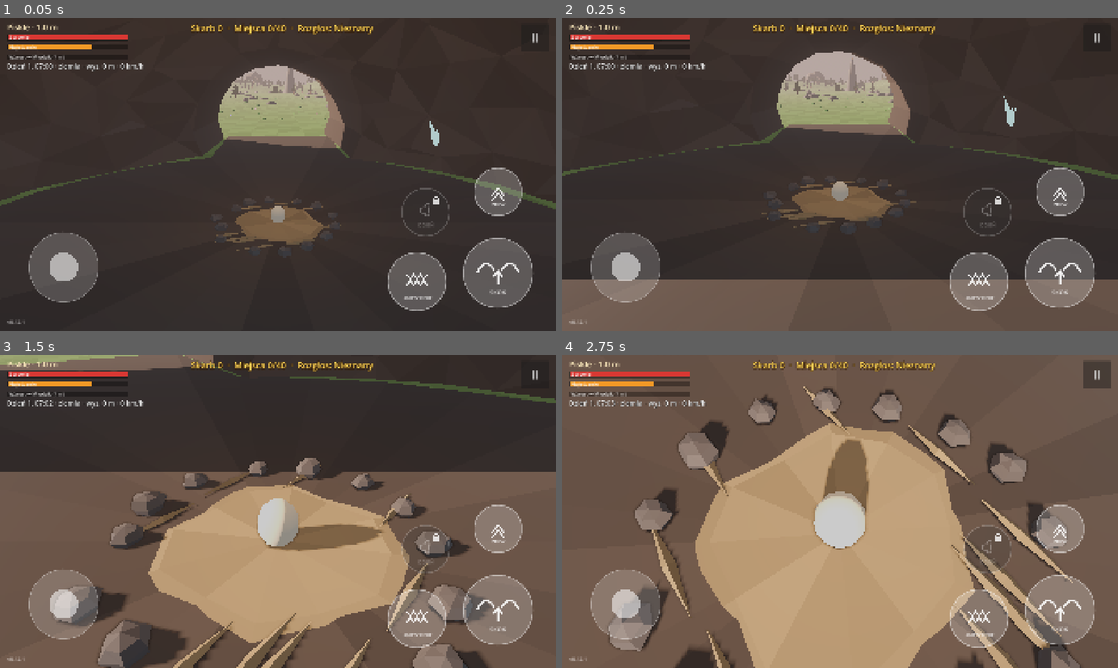
Above: before the commit, frames 1-4 (two rows, left to right).
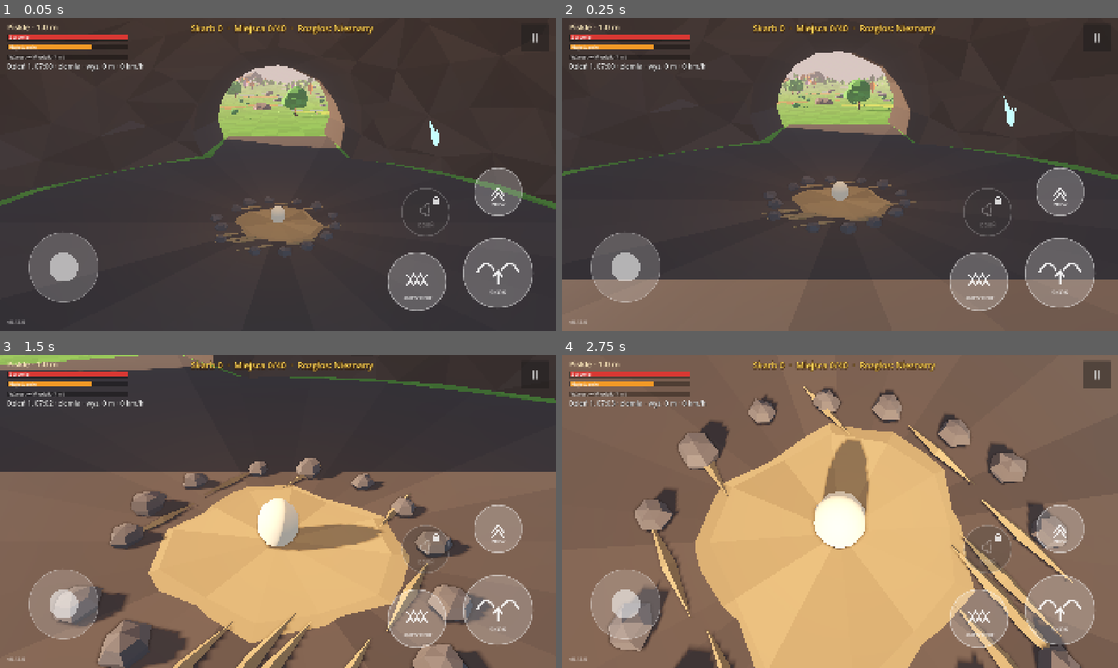
Above: after the commit, the same moments.

Repository: slota145/3d-dragon-game
Game: Godot game, scene res://scenes/boot.tscn
The game is run twice, just before and just after one commit, with the same random seed, the same clock (stepped at 60 frames per second) and the same inputs.
Inputs (mouse positions are in pixels of both pictures, inside the frame that each line leads up to):
- Up to frame 1 (0.05 s): no input
- Up to frame 2 (0.25 s): no input
- Up to frame 3 (1.5 s): move the mouse to (400, 495) at 0.52 s; hold D (move_right) 0.53-1.25 s; tap F (bite) at 0.6 s; click (400, 495) at 0.67 s; tap Space (flap) at 0.77, 1.07 s; drag from (166, 527) to (250, 574) at 1.27 s
- Up to frame 4 (2.75 s): move the mouse to (895, 442) at 2.02 s; hold D (move_right) from 2.03 s (still down); tap E (cam_right) at 2.1 s

The runs differ from the first frame. In frame 1, 3.7% of the frame differs, in the area x 3-79%, y 14-98%; in frame 2, 4.1%; in frame 3, 17%; in frame 4, 32%, in the area x 3-92%, y 10-100%.

Commit message:
Wygląd świata: różnorodne drzewa i kamienie, bez słupów, pastelowe kolory, łąki kwiatów, pola z żywopłotami (0.13.0)
Co-Authored-By: Claude Opus 5.5 <noreply@anthropic.com>
Claude-Session: https://claude.ai/code/session_01Ves32BxAhBVxU1wfrWL8eZ

Diff:
--- a/project.godot
+++ b/project.godot
@@ -12,7 +12,7 @@
 
 config/name="3D Dragon Game"
 config/description="Gra o smoku w Godot 4 — prototyp."
-config/version="0.12.1"
+config/version="0.13.0"
 ; Numer zgodności „bazy” (APK/EXE). Podbij, gdy zmieniasz coś, czego łatka .pck nie przeniesie
 ; (input map, ustawienia projektu, eksportu, wersja silnika) — gracze dostaną wtedy pełną aktualizację.
 config/base_api=6
--- a/scenes/world.tscn
+++ b/scenes/world.tscn
@@ -4,13 +4,12 @@
 [ext_resource type="PackedScene" path="res://scenes/dragon_player.tscn" id="2_player"]
 [ext_resource type="Script" path="res://scripts/game/follow_camera.gd" id="3_cam"]
 [ext_resource type="PackedScene" path="res://scenes/hud.tscn" id="4_hud"]
-[ext_resource type="Script" path="res://scripts/game/world_props.gd" id="5_props"]
 [ext_resource type="Script" path="res://scripts/game/prey_spawner.gd" id="6_spawner"]
 [ext_resource type="PackedScene" path="res://assets/models/rabbit.glb" id="7_rabbit"]
 [ext_resource type="PackedScene" path="res://assets/models/sheep.glb" id="8_sheep"]
 
 [sub_resource type="ProceduralSkyMaterial" id="Sky_mat"]
-sky_top_color = Color(0.32, 0.52, 0.8, 1)
+sky_top_color = Color(0.36, 0.62, 0.95, 1)
 sky_horizon_color = Color(0.72, 0.8, 0.88, 1)
 ground_horizon_color = Color(0.72, 0.8, 0.88, 1)
 
@@ -23,11 +22,16 @@
 ambient_light_source = 2
 ambient_light_color = Color(0.74, 0.8, 0.88, 1)
 ambient_light_energy = 0.9
-tonemap_mode = 4
+tonemap_mode = 2
+tonemap_exposure = 0.85
+adjustment_enabled = true
+adjustment_saturation = 1.1
 ssao_enabled = true
 fog_enabled = true
 fog_light_color = Color(0.72, 0.8, 0.88, 1)
-fog_density = 0.0015
+fog_density = 0.0009
+fog_sun_scatter = 0.0
+fog_light_energy = 0.85
 
 [node name="World" type="Node3D"]
 script = ExtResource("1_world")
@@ -40,9 +44,6 @@
 shadow_enabled = true
 directional_shadow_max_distance = 80.0
 light_energy = 1.3
-
-[node name="Props" type="Node3D" parent="."]
-script = ExtResource("5_props")
 
 [node name="Prey" type="Node3D" parent="."]
 script = ExtResource("6_spawner")
--- a/scripts/game/day_night.gd
+++ b/scripts/game/day_night.gd
@@ -25,8 +25,8 @@
 	[0.0, Color(0.03, 0.04, 0.1), Color(0.08, 0.1, 0.18), Color(0.3, 0.36, 0.55), 0.55, Color(0.6, 0.7, 1.0), 0.3],
 	[4.5, Color(0.03, 0.04, 0.1), Color(0.08, 0.1, 0.18), Color(0.3, 0.36, 0.55), 0.55, Color(0.6, 0.7, 1.0), 0.3],
 	[6.0, Color(0.25, 0.34, 0.55), Color(0.9, 0.6, 0.45), Color(0.6, 0.55, 0.6), 0.65, Color(1.0, 0.68, 0.45), 0.55],
-	[8.0, Color(0.32, 0.52, 0.8), Color(0.72, 0.8, 0.88), Color(0.74, 0.8, 0.88), 0.9, Color(1.0, 1.0, 1.0), 1.3],
-	[17.5, Color(0.32, 0.52, 0.8), Color(0.72, 0.8, 0.88), Color(0.74, 0.8, 0.88), 0.9, Color(1.0, 1.0, 1.0), 1.3],
+	[8.0, Color(0.36, 0.62, 0.95), Color(0.78, 0.9, 1.0), Color(0.75, 0.82, 0.95), 0.7, Color(1.0, 0.95, 0.85), 1.3],
+	[17.5, Color(0.36, 0.62, 0.95), Color(0.8, 0.9, 1.0), Color(0.78, 0.8, 0.92), 0.7, Color(1.0, 0.93, 0.8), 1.3],
 	[19.5, Color(0.28, 0.3, 0.5), Color(0.95, 0.5, 0.35), Color(0.62, 0.5, 0.55), 0.65, Color(1.0, 0.55, 0.35), 0.6],
 	[21.0, Color(0.03, 0.04, 0.1), Color(0.08, 0.1, 0.18), Color(0.3, 0.36, 0.55), 0.55, Color(0.6, 0.7, 1.0), 0.3],
 	[24.0, Color(0.03, 0.04, 0.1), Color(0.08, 0.1, 0.18), Color(0.3, 0.36, 0.55), 0.55, Color(0.6, 0.7, 1.0), 0.3],
--- a/scripts/game/terrain.gd
+++ b/scripts/game/terrain.gd
@@ -340,22 +340,94 @@
 	var jitter := 1.0 + 0.06 * sin(x * 12.9898 + z * 78.233) * 1.0
 	var col: Color
 	if h < WATER_LEVEL + 0.8:
-		col = Color(0.62, 0.56, 0.4) if h > WATER_LEVEL - 1.0 else Color(0.42, 0.4, 0.32)
+		col = Color(0.88, 0.78, 0.52) if h > WATER_LEVEL - 1.0 else Color(0.5, 0.56, 0.4)  # piasek / dno
 	elif ny < 0.72:
-		col = Color(0.45, 0.43, 0.4)  # skała
+		col = Color(0.52, 0.49, 0.48)  # skała (ciepła szarość)
 	elif h > 150.0 and ny > 0.8:
-		col = Color(0.92, 0.93, 0.96)  # śnieg
+		col = Color(0.97, 0.98, 1.0)  # śnieg
 	elif h > 60.0:
-		col = Color(0.42, 0.45, 0.32).lerp(Color(0.5, 0.48, 0.44), clampf((h - 60.0) / 80.0, 0.0, 1.0))
+		col = Color(0.36, 0.54, 0.24).lerp(Color(0.55, 0.52, 0.5), clampf((h - 60.0) / 80.0, 0.0, 1.0))
 	elif farmland(x, z) > 0.05 and farmland(x, z) < 0.95:
-		# pola: pasy zboża, zaoranej ziemi i łąki (kierunek pasów zależy od miejsca)
-		var stripe := int(floor((x * 0.8 + z * 0.6) / 9.0 + floor(x / 60.0) * 3.0)) % 3
-		col = [Color(0.85, 0.7, 0.3), Color(0.45, 0.32, 0.2), Color(0.55, 0.65, 0.28)][absi(stripe)]
+		col = field_color(x, z)
 	else:
 		var f := forest(x, z)
-		var meadow := Color(0.38, 0.55, 0.27).lerp(Color(0.45, 0.58, 0.28), 0.5 + 0.5 * _detail.get_noise_2d(x * 0.3, z * 0.3))
-		col = meadow.lerp(Color(0.24, 0.38, 0.2), f)
+		var meadow := Color(0.3, 0.54, 0.2).lerp(Color(0.42, 0.6, 0.22), 0.5 + 0.5 * _detail.get_noise_2d(x * 0.3, z * 0.3))
+		col = meadow.lerp(Color(0.2, 0.44, 0.17), f)
+		var patch := flower_patch(x, z)
+		if patch >= 0:  # łąka kwiatów widoczna z daleka
+			col = col.lerp(FLOWER_COLORS[patch], 0.35)
 	return Color(col.r * jitter, col.g * jitter, col.b * jitter)
+
+
+# --- Pola, łąki kwiatów, gatunki drzew ----------------------------------------------
+
+## Kolory łąk kwiatów: maki, łubin, jaskry, rumianek, lawenda.
+const FLOWER_COLORS := [Color(0.95, 0.25, 0.2), Color(0.55, 0.45, 0.95), Color(1.0, 0.85, 0.25),
+	Color(0.98, 0.97, 0.92), Color(0.78, 0.55, 0.95)]
+## Uprawy na działkach pól: pszenica, zaorana ziemia, młode zboże, lawenda, kapusta, rzepak.
+const CROPS := [Color(0.92, 0.7, 0.25), Color(0.5, 0.33, 0.2), Color(0.45, 0.7, 0.22),
+	Color(0.6, 0.45, 0.85), Color(0.3, 0.55, 0.38), Color(0.95, 0.82, 0.15)]
+## Działki: tyle wycinków kąta × 2 pierścienie wokół wioski.
+const FIELD_SECTORS := 10
+
+
+## Numer działki pola (wioska, wycinek, pierścień) albo -1 poza polami.
+static func field_parcel(x: float, z: float) -> Vector3i:
+	for i in VILLAGES.size():
+		var v: Array = VILLAGES[i]
+		var d := Vector2(x - v[0], z - v[1])
+		var r: float = v[2]
+		if d.length() > r and d.length() < r + FIELDS:
+			var sector := int(floor((d.angle() + PI) / TAU * FIELD_SECTORS)) % FIELD_SECTORS
+			var ring := 0 if d.length() < r + FIELDS * 0.5 else 1
+			return Vector3i(i, sector, ring)
+	return Vector3i(-1, -1, -1)
+
+
+## Pastwisko: jedna działka wewnętrznego pierścienia każdej wioski (ogrodzona, z owcami).
+static func is_pasture(p: Vector3i) -> bool:
+	return p.x >= 0 and p.z == 0 and p.y == (p.x * 3 + 2) % FIELD_SECTORS
+
+
+static func field_color(x: float, z: float) -> Color:
+	var p := field_parcel(x, z)
+	if p.x < 0 or is_pasture(p):
+		return Color(0.34, 0.62, 0.2)
+	var crop := absi(hash(p)) % CROPS.size()
+	var col: Color = CROPS[crop]
+	# rzędy upraw: delikatne pasy w poprzek działki
+	var stripe := sin((x * 0.7 + z * 0.7) * 0.9 + p.y) > 0.0
+	return col.darkened(0.08) if stripe else col
+
+
+## Numer koloru łąki kwiatów (FLOWER_COLORS) albo -1.
+static func flower_patch(x: float, z: float) -> int:
+	_init_noise()
+	if forest(x, z) > 0.35 or farmland(x, z) >= 0.0:
+		return -1
+	var n := _forest.get_noise_2d(x * 3.1 + 500.0, z * 3.1 - 300.0)
+	if n < 0.32:
+		return -1
+	return absi(hash(Vector2i(int(floor(x / 160.0)), int(floor(z / 160.0))))) % FLOWER_COLORS.size()
+
+
+## Gatunek drzewa w danym miejscu: iglaste w górach i na północy, liściaste kępami
+## (dąb, brzoza, jesienne, kwitnące), `r` = los 0..1 dla domieszek.
+static func tree_species(x: float, z: float, r: float) -> String:
+	_init_noise()
+	var h := height(x, z)
+	if h > 35.0 or z < -170.0:
+		return "PineTall" if r < 0.5 else "Pine"
+	var n := _hills.get_noise_2d(x * 2.3 + 900.0, z * 2.3)  # „rodzina” kępy
+	if r < 0.15:
+		return "Pine"
+	if n > 0.35:
+		return "Autumn" if r < 0.8 else "Oak"
+	if n < -0.35:
+		return "Birch" if r < 0.75 else "Pine"
+	if n > 0.15 and r > 0.85:
+		return "Blossom"
+	return "Oak" if r < 0.7 else "Birch"
 
 
 func _chunk_body(c: Vector2i) -> StaticBody3D:
@@ -388,7 +460,7 @@
 	var plane := PlaneMesh.new()
 	plane.size = Vector2(SIZE + 400.0, SIZE + 400.0)
 	var mat := StandardMaterial3D.new()
-	mat.albedo_color = Color(0.22, 0.45, 0.62, 0.78)
+	mat.albedo_color = Color(0.2, 0.62, 0.72, 0.8)  # turkus
 	mat.transparency = BaseMaterial3D.TRANSPARENCY_ALPHA
 	mat.roughness = 0.08
 	mat.metallic = 0.25
--- a/scripts/game/terrain_decor.gd
+++ b/scripts/game/terrain_decor.gd
@@ -30,12 +30,29 @@
 var _todo: Array[Vector2i] = []
 
 
+## Siatki z nature.glb (tools/blender/gen_nature.py): drzewa, kamienie, krzewy.
+var _nature: Dictionary = {}
+## Tanie sylwetki drzew na dalszy plan (LOD): stożek (iglaste) i kula (liściaste).
+var _far_cone: Mesh
+var _far_round: Mesh
+## Kolor sylwetki z daleka wg gatunku.
+const SPECIES_FAR_COLOR := {
+	"Pine": Color(0.16, 0.4, 0.22), "PineTall": Color(0.14, 0.36, 0.2), "Oak": Color(0.32, 0.62, 0.2),
+	"Birch": Color(0.55, 0.78, 0.3), "Autumn": Color(0.95, 0.52, 0.15), "Blossom": Color(0.98, 0.7, 0.78),
+}
+## Drzewa szczegółowe do tej odległości, dalej sylwetki.
+const TREE_NEAR := 230.0
+
+
 func _ready() -> void:
-	_tree_mesh = _make_tree_mesh()
-	_rock_mesh = _make_rock_mesh()
+	var scene: Node = (load("res://assets/models/nature.glb") as PackedScene).instantiate()
+	for mi: MeshInstance3D in scene.find_children("*", "MeshInstance3D", true, false):
+		_nature[String(mi.name)] = mi.mesh
+	scene.free()
+	_far_cone = _make_far_tree(true)
+	_far_round = _make_far_tree(false)
 	_grass_mesh = _make_grass_mesh()
 	_flower_mesh = _make_flower_mesh()
-	_bush_mesh = _make_bush_mesh()
 
 
 ## Od razu zbuduj roślinność wokół punktu (start gry, teleport).
@@ -111,8 +128,11 @@
 	add_child(group)
 	var o := terrain.chunk_origin(c)
 	var rng := _rng_for(c, 1)
-	var trees: Array[Transform3D] = []
-	var tree_cols: Array[Color] = []
+	var by_species: Dictionary = {}  # gatunek -> Array[Transform3D]
+	var far_cone: Array[Transform3D] = []
+	var far_cone_cols: Array[Color] = []
+	var far_round: Array[Transform3D] = []
+	var far_round_cols: Array[Color] = []
 	for i in trees_per_chunk:
 		var x := o.x + rng.randf() * Terrain.CHUNK
 		var z := o.z + rng.randf() * Terrain.CHUNK
@@ -123,22 +143,43 @@
 			continue
 		if absf(Terrain.height(x + 2.0, z) - h) > 1.6:
 			continue
-		var s := rng.randf_range(0.7, 1.35) * (1.0 + 0.3 * f)
-		var basis := Basis(Vector3.UP, rng.randf() * TAU).scaled(Vector3(s, s * rng.randf_range(0.9, 1.25), s))
-		trees.append(Transform3D(basis, Vector3(x, h - 0.2, z)))
-		tree_cols.append(Color(1, 1, 1).darkened(rng.randf() * 0.25))
-	_add_multimesh(group, _tree_mesh, trees, tree_cols, 700.0, true)
-	var rocks: Array[Transform3D] = []
+		var s := rng.randf_range(0.75, 1.3) * (1.0 + 0.25 * f)
+		var sp := Terrain.tree_species(x, z, rng.randf())
+		var basis := Basis(Vector3.UP, rng.randf() * TAU).scaled(Vector3(s, s * rng.randf_range(0.9, 1.2), s))
+		var xf := Transform3D(basis, Vector3(x, h - 0.2, z))
+		if not by_species.has(sp):
+			by_species[sp] = [] as Array[Transform3D]
+		by_species[sp].append(xf)
+		var far_col: Color = SPECIES_FAR_COLOR[sp]
+		if sp.begins_with("Pine"):
+			far_cone.append(xf)
+			far_cone_cols.append(far_col.darkened(rng.randf() * 0.15))
+		else:
+			far_round.append(xf)
+			far_round_cols.append(far_col.darkened(rng.randf() * 0.15))
+	for sp: String in by_species:
+		_add_multimesh(group, _nature["Tree_" + sp], by_species[sp], [], TREE_NEAR, true)
+	_add_multimesh(group, _far_cone, far_cone, far_cone_cols, 700.0, false, TREE_NEAR - 15.0)
+	_add_multimesh(group, _far_round, far_round, far_round_cols, 700.0, false, TREE_NEAR - 15.0)
+	# kamienie: kilka rodzajów, w górach więcej
+	var rock_kinds := ["Rock_A", "Rock_B", "Rock_Flat", "Rock_Mossy"]
+	var rocks: Dictionary = {}
 	for i in rocks_per_chunk:
 		var x := o.x + rng.randf() * Terrain.CHUNK
 		var z := o.z + rng.randf() * Terrain.CHUNK
 		if _blocked(x, z):
 			continue
-		var s := rng.randf_range(0.6, 3.2)
-		var basis := Basis.from_euler(Vector3(rng.randf() * TAU, rng.randf() * TAU, rng.randf() * TAU)) \
-			.scaled(Vector3(s * rng.randf_range(0.8, 1.5), s * rng.randf_range(0.5, 0.9), s * rng.randf_range(0.8, 1.4)))
-		rocks.append(Transform3D(basis, Vector3(x, Terrain.height(x, z) + s * 0.1, z)))
-	_add_multimesh(group, _rock_mesh, rocks, [], 700.0, true)
+		var h := Terrain.height(x, z)
+		var kind: String = rock_kinds[rng.randi() % 4]
+		if Terrain.forest(x, z) > 0.4:
+			kind = "Rock_Mossy"
+		var s := rng.randf_range(0.5, 2.6) * (1.6 if h > 40.0 else 1.0)
+		var basis := Basis(Vector3.UP, rng.randf() * TAU).scaled(Vector3(s * rng.randf_range(0.8, 1.3), s, s * rng.randf_range(0.8, 1.3)))
+		if not rocks.has(kind):
+			rocks[kind] = [] as Array[Transform3D]
+		rocks[kind].append(Transform3D(basis, Vector3(x, h - 0.1 * s, z)))
+	for kind: String in rocks:
+		_add_multimesh(group, _nature[kind], rocks[kind], [], 700.0, true)
 	return group
 
 
@@ -147,9 +188,9 @@
 	add_child(group)
 	var o := terrain.chunk_origin(c)
 	var rng := _rng_for(c, 2)
-	for kind in 3:
-		var n: int = [grass_per_chunk, flowers_per_chunk, bushes_per_chunk][kind]
-		var mesh: Mesh = [_grass_mesh, _flower_mesh, _bush_mesh][kind]
+	for kind in 4:
+		var n: int = [grass_per_chunk, flowers_per_chunk, bushes_per_chunk, bushes_per_chunk / 3][kind]
+		var mesh: Mesh = [_grass_mesh, _flower_mesh, _nature["Bush_Round"], _nature["Bush_Berry"]][kind]
 		var xs: Array[Transform3D] = []
 		var cols: Array[Color] = []
 		for i in n:
@@ -158,16 +199,32 @@
 			var h := Terrain.height(x, z)
 			if h > 45.0 or _blocked(x, z):
 				continue
-			var s: float = [rng.randf_range(0.25, 0.45), rng.randf_range(0.25, 0.4), rng.randf_range(0.6, 1.4)][kind]
+			var patch := Terrain.flower_patch(x, z)
+			if kind == 1 and patch < 0 and rng.randf() < 0.6:
+				continue  # poza łąkami kwiatów kwiatki rzadziej
+			var s: float = [rng.randf_range(0.25, 0.45), rng.randf_range(0.28, 0.45), rng.randf_range(0.6, 1.3),
+				rng.randf_range(0.6, 1.1)][kind]
 			xs.append(Transform3D(Basis(Vector3.UP, rng.randf() * TAU).scaled(Vector3.ONE * s), Vector3(x, h, z)))
 			if kind == 1:
-				cols.append([Color(0.95, 0.85, 0.3), Color(0.9, 0.45, 0.6), Color(0.95, 0.95, 0.95),
-					Color(0.6, 0.55, 0.95)][rng.randi() % 4])
-		_add_multimesh(group, mesh, xs, cols, 160.0 if kind < 2 else 300.0, kind == 2)
+				cols.append(Terrain.FLOWER_COLORS[patch] if patch >= 0 else
+					Terrain.FLOWER_COLORS[rng.randi() % Terrain.FLOWER_COLORS.size()])
+		# na łąkach kwiatów — dodatkowe gęste kępy kwiatów
+		if kind == 1:
+			for i in n * 2:
+				var x := o.x + rng.randf() * Terrain.CHUNK
+				var z := o.z + rng.randf() * Terrain.CHUNK
+				var patch := Terrain.flower_patch(x, z)
+				if patch < 0 or _blocked(x, z):
+					continue
+				var s := rng.randf_range(0.3, 0.5)
+				xs.append(Transform3D(Basis(Vector3.UP, rng.randf() * TAU).scaled(Vector3.ONE * s), Vector3(x, Terrain.height(x, z), z)))
+				cols.append(Terrain.FLOWER_COLORS[patch])
+		_add_multimesh(group, mesh, xs, cols, 160.0 if kind < 2 else 300.0, kind >= 2)
 	return group
 
 
-func _add_multimesh(parent: Node3D, mesh: Mesh, xs: Array[Transform3D], cols: Array, vis_range: float, shadows: bool) -> void:
+func _add_multimesh(parent: Node3D, mesh: Mesh, xs: Array[Transform3D], cols: Array, vis_range: float,
+		shadows: bool, vis_begin: float = 0.0) -> void:
 	if xs.is_empty():
 		return
 	var mm := MultiMesh.new()
@@ -181,6 +238,7 @@
 			mm.set_instance_color(i, cols[i])
 	var inst := MultiMeshInstance3D.new()
 	inst.multimesh = mm
+	inst.visibility_range_begin = vis_begin
 	inst.visibility_range_end = vis_range
 	inst.visibility_range_end_margin = vis_range * 0.1
 	inst.visibility_range_fade_mode = GeometryInstance3D.VISIBILITY_RANGE_FADE_DISABLED
@@ -213,6 +271,22 @@
 		st.add_vertex(b0); st.add_vertex(t0); st.add_vertex(b1)
 		if r1 > 0.001:
 			st.add_vertex(b1); st.add_vertex(t0); st.add_vertex(t1)
+
+
+## Tania sylwetka drzewa z daleka (kolor z instancji): stożek lub kula na pniu.
+func _make_far_tree(cone: bool) -> Mesh:
+	var st := SurfaceTool.new()
+	st.begin(Mesh.PRIMITIVE_TRIANGLES)
+	_cone(st, 0.0, 2.5, 0.3, 0.2, 4, Color(0.55, 0.42, 0.35))
+	if cone:
+		_cone(st, 1.5, 9.5, 2.6, 0.0, 6, Color.WHITE)
+	else:
+		_cone(st, 2.5, 5.0, 2.6, 2.8, 6, Color.WHITE)
+		_cone(st, 5.0, 8.0, 2.8, 0.4, 6, Color.WHITE)
+	st.generate_normals()
+	var m := st.commit()
+	m.surface_set_material(0, _vc_material())
+	return m
 
 
 func _make_tree_mesh() -> Mesh:
--- a/scripts/game/villages.gd
+++ b/scripts/game/villages.gd
@@ -89,6 +89,7 @@
 		if rng.randf() < 0.6:
 			var hp := p + Vector3(cos(a + 0.5), 0, sin(a + 0.5)) * 9.0
 			_place(root, "Hay", hp, rng.randf() * TAU)
+	_build_fields(i, root)
 	# zagroda: płot na okręgu
 	var pc := pen_center(i)
 	var pen_r := 9.0
@@ -99,6 +100,87 @@
 		if k == 0:
 			continue  # brama
 		_place(root, "Fence", mid, -(a0 + PI / segs) + PI / 2.0, true)
+
+
+## Granice działek pól: żywopłoty albo kamienne murki (z przerwami-przejściami),
+## pastwisko ogrodzone płotem. MultiMesh — setki odcinków bez setek węzłów.
+func _build_fields(i: int, root: Node3D) -> void:
+	var v: Array = Terrain.VILLAGES[i]
+	var c := Vector2(v[0], v[1])
+	var r: float = v[2]
+	var sectors := Terrain.FIELD_SECTORS
+	var walls_first := i % 2 == 1  # część wiosek ma murki, część żywopłoty
+	var parts := {"Hedge": [], "StoneWall": [], "Fence": []}
+	var rng := RandomNumberGenerator.new()
+	rng.seed = 901 + i
+	var seg := 4.0
+	# granice promieniste (między wycinkami)
+	for k in sectors:
+		var a := float(k) / sectors * TAU - PI
+		var dir := Vector2.from_angle(a)
+		var pasture_edge := Terrain.is_pasture(Vector3i(i, k, 0)) or Terrain.is_pasture(Vector3i(i, (k - 1 + sectors) % sectors, 0))
+		var d := r + 2.0
+		while d < r + Terrain.FIELDS - 2.0:
+			var p := c + dir * (d + seg * 0.5)
+			var kind: String = "Fence" if pasture_edge and d < r + Terrain.FIELDS * 0.5 else \
+				("StoneWall" if (walls_first != (k % 3 == 0)) else "Hedge")
+			if rng.randf() > 0.1:  # przerwy — przejścia
+				parts[kind].append(_seg_xf(p, a))
+			d += seg
+	# granice łukowe: środek pola i zewnętrzny brzeg
+	for ring_r: float in [r + 1.0, r + Terrain.FIELDS * 0.5, r + Terrain.FIELDS - 1.0]:
+		var n := int(TAU * ring_r / seg)
+		for k in n:
+			var a := (float(k) + 0.5) / n * TAU - PI
+			var sector := int(floor((a + PI) / TAU * sectors)) % sectors
+			var pasture := Terrain.is_pasture(Vector3i(i, sector, 0)) and ring_r < r + Terrain.FIELDS * 0.6
+			if ring_r == r + 1.0 and not pasture:
+				continue  # od strony wioski otwarte, poza pastwiskiem
+			var kind: String = "Fence" if pasture else ("StoneWall" if walls_first else "Hedge")
+			if rng.randf() > 0.08:
+				parts[kind].append(_seg_xf(c + Vector2.from_angle(a) * ring_r, a + PI / 2.0))
+	for kind: String in parts:
+		if parts[kind].is_empty():
+			continue
+		var mesh: Mesh = _meshes.get(kind) if kind == "Fence" else _nature_mesh(kind)
+		var mm := MultiMesh.new()
+		mm.transform_format = MultiMesh.TRANSFORM_3D
+		mm.mesh = mesh
+		mm.instance_count = parts[kind].size()
+		for k in parts[kind].size():
+			mm.set_instance_transform(k, parts[kind][k])
+		var inst := MultiMeshInstance3D.new()
+		inst.multimesh = mm
+		inst.visibility_range_end = 900.0
+		root.add_child(inst)
+
+
+## Odcinek granicy (4 m wzdłuż osi X modelu) wzdłuż kierunku `angle` (płaszczyzna XZ).
+func _seg_xf(p: Vector2, angle: float) -> Transform3D:
+	var basis := Basis(Vector3.UP, -angle)
+	return Transform3D(basis, Vector3(p.x, Terrain.height(p.x, p.y) - 0.05, p.y))
+
+
+var _nature_meshes: Dictionary = {}
+
+
+func _nature_mesh(name: String) -> Mesh:
+	if _nature_meshes.is_empty():
+		var scene: Node = (load("res://assets/models/nature.glb") as PackedScene).instantiate()
+		for mi: MeshInstance3D in scene.find_children("*", "MeshInstance3D", true, false):
+			_nature_meshes[String(mi.name)] = mi.mesh
+		scene.free()
+	return _nature_meshes.get(name)
+
+
+## Środek pastwiska wioski (globalnie).
+func pasture_center(i: int) -> Vector3:
+	var v: Array = Terrain.VILLAGES[i]
+	var sector := (i * 3 + 2) % Terrain.FIELD_SECTORS
+	var a := (float(sector) + 0.5) / Terrain.FIELD_SECTORS * TAU - PI
+	var d: float = float(v[2]) + Terrain.FIELDS * 0.25
+	var p := Vector2(v[0], v[1]) + Vector2.from_angle(a) * d
+	return Vector3(p.x, Terrain.height(p.x, p.y), p.y)
 
 
 func _place(root: Node3D, item: String, pos: Vector3, yaw: float, collide: bool = false) -> void:
@@ -198,6 +280,9 @@
 		if sheep_model:
 			for k in sheep_per_pen:
 				_spawn_sheep(pc + Vector3(rng.randf_range(-4, 4), 0, rng.randf_range(-4, 4)), pc)
+			var pastc := pasture_center(i)  # owce na ogrodzonym pastwisku
+			for k in 4:
+				_spawn_sheep(pastc + Vector3(rng.randf_range(-6, 6), 0, rng.randf_range(-6, 6)), pastc, 12.0)
 	_hunters.clear()
 	set_hunters(hunters_per_village)
 
@@ -259,7 +344,7 @@
 	return v
 
 
-func _spawn_sheep(pos: Vector3, pen: Vector3) -> void:
+func _spawn_sheep(pos: Vector3, pen: Vector3, leash: float = 7.0) -> void:
 	var p := Prey.new()
 	var body := sheep_model.instantiate() as Node3D
 	body.name = "Body"
@@ -276,7 +361,7 @@
 	p.zigzag = 0.25
 	p.alert_range = 9.0
 	p.home = pen
-	p.home_radius = 7.0
+	p.home_radius = leash
 	p.dragon = dragon
 	add_child(p)
 	p.global_position = Vector3(pos.x, Terrain.height(pos.x, pos.z), pos.z)
--- a/scripts/game/world.gd
+++ b/scripts/game/world.gd
@@ -288,11 +288,9 @@
 
 # --- Złoto -------------------------------------------------------------------------
 
-## Skrytki ze złotem: szczyty skalnych słupów + skrzynie przy ciekawych miejscach.
+## Skrytki ze złotem: skrzynie przy ciekawych miejscach (na drzewie i łuku — tylko lotem).
 func _cache_spots() -> Array[Vector3]:
-	var spots: Array[Vector3] = ($Props as Node).pillar_tops.duplicate()
-	spots.append_array(_landmarks.cache_spots())
-	return spots
+	return _landmarks.cache_spots()
 
 func _build_gold_label() -> void:
 	_gold_label = Label.new()
--- a/scripts/game/world_props.gd
+++ /dev/null
@@ -1,61 +0,0 @@
-extends Node3D
-## Skalne słupy (turnie) z kolizją wokół łąki — cel lotu i lądowania; na ich szczytach leżą
-## ukryte skrytki ze złotem (GoldFinds). Teren, las, skały i trawę robią Terrain i TerrainDecor.
-
-@export var seed: int = 42
-@export var pillar_count: int = 12
-
-## Szczyty skalnych słupów (globalnie) — tam leżą ukryte skrytki ze złotem (tylko dla latających).
-var pillar_tops: Array[Vector3] = []
-
-
-func _ready() -> void:
-	var rng := RandomNumberGenerator.new()
-	rng.seed = seed
-	var mat := StandardMaterial3D.new()
-	mat.albedo_color = Color(0.45, 0.44, 0.41)
-	mat.roughness = 1.0
-	var tries := 0
-	while pillar_tops.size() < pillar_count and tries < 200:
-		tries += 1
-		var ang := rng.randf() * TAU
-		var dist := rng.randf_range(70.0, 360.0)
-		var pos := Vector3(cos(ang), 0, sin(ang)) * dist
-		var h := rng.randf_range(20.0, 48.0)
-		var radius := rng.randf_range(6.0, 11.0)
-		var top_r := radius * rng.randf_range(0.12, 0.25)
-		var sides := rng.randi_range(6, 9)
-		var yaw := rng.randf() * TAU
-		if _in_lair(pos, 15.0) or not Terrain.is_walkable(pos.x, pos.z):
-			continue
-		pos.y = Terrain.height(pos.x, pos.z) - 2.0  # osadzony w terenie
-		_add_pillar(pos, h + 2.0, radius, top_r, sides, yaw, mat)
-		pillar_tops.append(global_position + pos + Vector3.UP * (h + 2.0))
-
-
-## Czy punkt leży na wzgórzu legowiska (tam nic nie stawiamy).
-func _in_lair(pos: Vector3, margin: float = 0.0) -> bool:
-	return Vector2(pos.x - Lair.POSITION.x, pos.z - Lair.POSITION.z).length() < Lair.RADIUS + margin
-
-
-func _add_pillar(pos: Vector3, height: float, radius: float, top_r: float, sides: int, yaw: float,
-		mat: Material) -> void:
-	var body := StaticBody3D.new()
-	body.position = pos
-	body.rotation.y = yaw
-	add_child(body)
-	var mesh := CylinderMesh.new()
-	mesh.top_radius = top_r
-	mesh.bottom_radius = radius
-	mesh.height = height
-	mesh.radial_segments = sides
-	mesh.rings = 2
-	mesh.material = mat
-	var mi := MeshInstance3D.new()
-	mi.mesh = mesh
-	mi.position.y = height / 2.0
-	body.add_child(mi)
-	var col := CollisionShape3D.new()
-	col.shape = mesh.create_convex_shape()
-	col.position.y = height / 2.0
-	body.add_child(col)
--- a/tools/test_lair.gd
+++ b/tools/test_lair.gd
@@ -99,12 +99,9 @@
 	var all := finds.remaining()
 	var caches := all.filter(func(f: Node3D) -> bool: return f.get_meta("cache", false))
 	_check(all.size() > 10, "znaleziska na łące: %d" % all.size())
-	_check(caches.size() > 0, "skrytki na skalnych słupach: %d" % caches.size())
-	var tops: Array = (world.get_node("Props") as Node).pillar_tops
-	var top_ok := tops.size() > 0
-	for t: Vector3 in tops:
-		top_ok = top_ok and t.y > 10.0
-	_check(top_ok, "skrytki na słupach leżą wysoko (tylko dla latających)")
+	_check(caches.size() > 0, "skrytki przy ciekawych miejscach: %d" % caches.size())
+	var high := caches.filter(func(c: Node3D) -> bool: return c.global_position.y - Terrain.height(c.global_position.x, c.global_position.z) > 15.0)
+	_check(high.size() > 0, "część skrytek wysoko (drzewa, łuki — tylko dla latających): %d" % high.size())
 	var find: Node3D = all.filter(func(f: Node3D) -> bool: return not f.get_meta("cache", false))[0]
 	var value: int = find.get_meta("value")
 	(world.get_node("DayNight") as DayNight).set_hour(11.0)
Binary file added: assets/models/nature.glb
Not shown, added: assets/models/nature.glb.import
Not shown, removed: scripts/game/world_props.gd.uid
Not shown, changed: CLAUDE.md
Not shown, changed: ROADMAP.md
